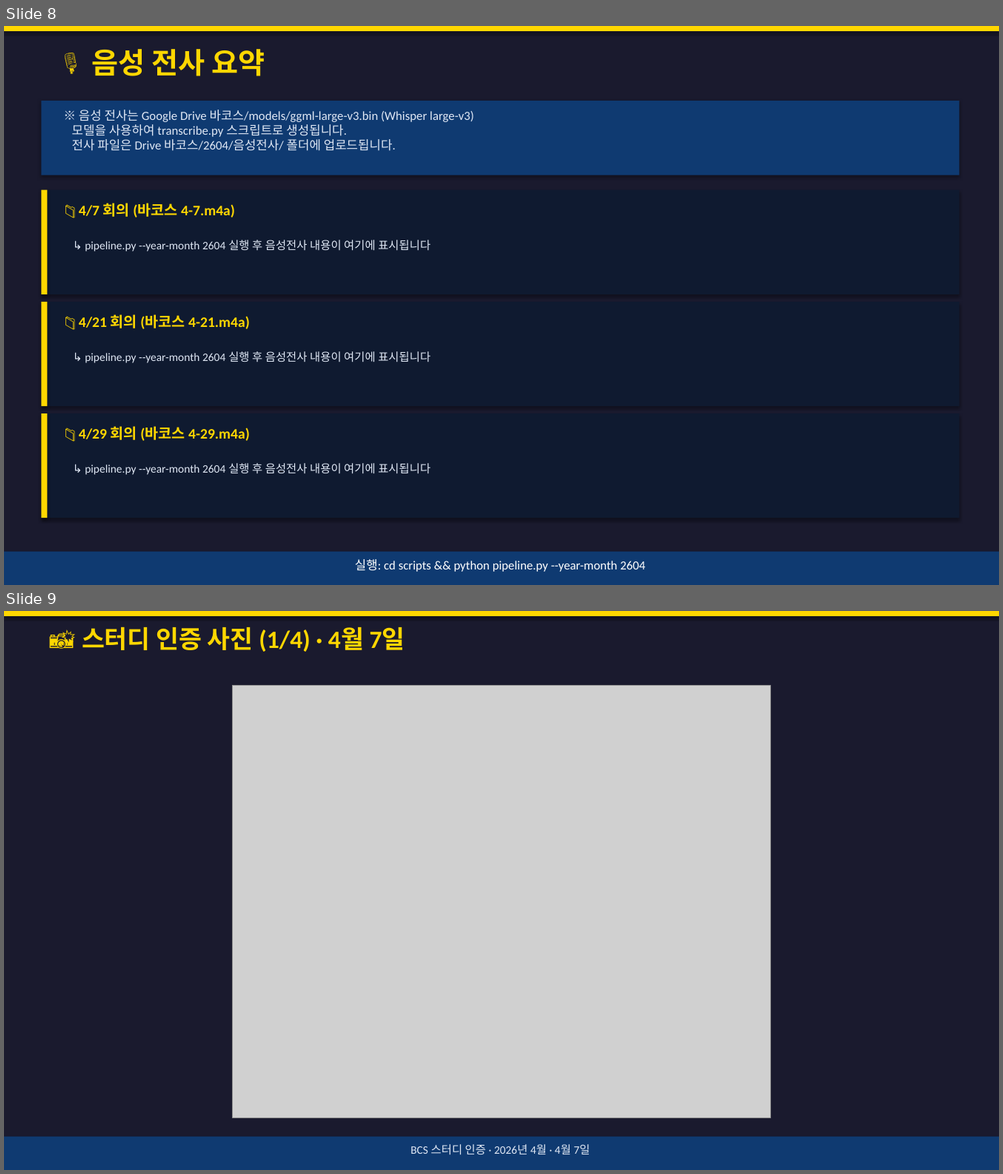
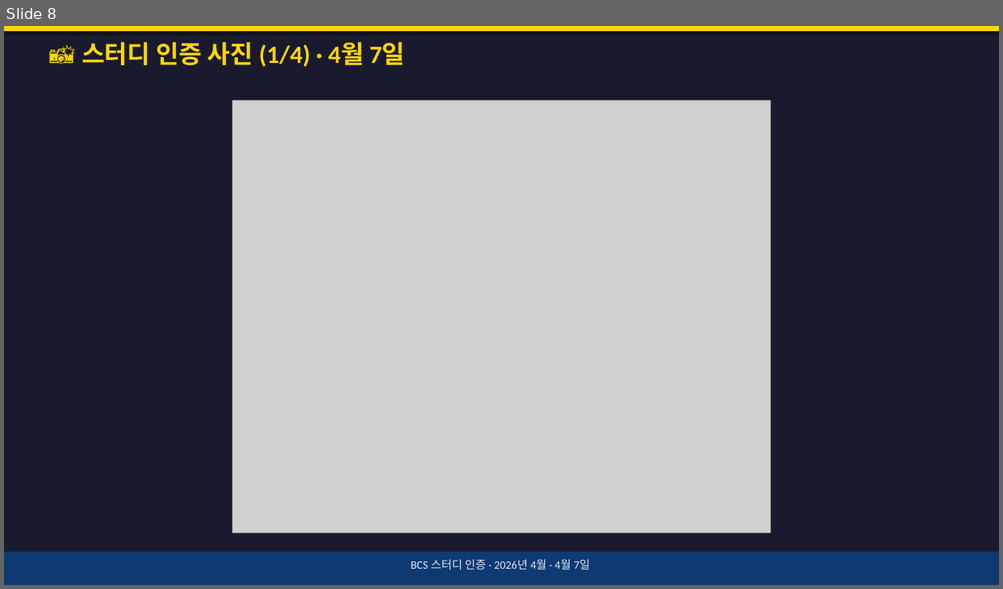
Before and after one commit to SooyoungLee95/BCS-Study-Meeting-Notes, a slide deck: 2604/바코스_스터디_2604.pptx. Shown one above the other, each under a label of ours: slides 8 and 9 before the commit, slide 8 after it. The pictures are 1003x1174 and 1003x589 pixels, drawn with LibreOffice and Linux fonts; fonts in the diff are those of the drawing; grey boxes stand for pictures. Boxes give left, top, right and bottom in pixels: in the first picture for what was removed or moved away, otherwise in the second. Text is boxed around its words. In the diff, an @@ line names an element or a change of style, - is before the commit and + after.

```diff
--- a/2604/바코스_스터디_2604.pptx
+++ b/2604/바코스_스터디_2604.pptx
@@ slide 8 removed at (4,26,999,585), background #1A1A2E @@
@@ rectangle removed at (4,26,999,31) @@
@@ text removed at (91,49,264,76) @@
-🎙 음성 전사 요약
@@ rectangle removed at (41,101,959,175) @@
@@ text removed at (72,110,474,151) @@
-※ 음성 전사는 Google Drive 바코스/models/ggml-large-v3.bin (Whisper large-v3)
-모델을 사용하여 transcribe.py 스크립트로 생성됩니다.
-전사 파일은 Drive 바코스/2604/음성전사/ 폴더에 업로드됩니다.
@@ rectangle removed at (41,190,959,295) @@
@@ rectangle removed at (41,190,47,295) @@
@@ text removed at (79,203,235,218) @@
-📁 4/7 회의 (바코스 4-7.m4a)
@@ text removed at (85,240,430,252) @@
-↳ pipeline.py --year-month 2604 실행 후 음성전사 내용이 여기에 표시됩니다
@@ rectangle removed at (41,302,959,406) @@
@@ rectangle removed at (41,302,47,406) @@
@@ text removed at (79,315,250,329) @@
-📁 4/21 회의 (바코스 4-21.m4a)
@@ text removed at (85,352,430,363) @@
-↳ pipeline.py --year-month 2604 실행 후 음성전사 내용이 여기에 표시됩니다
@@ rectangle removed at (41,414,959,518) @@
@@ rectangle removed at (41,414,47,518) @@
@@ text removed at (79,426,250,441) @@
-📁 4/29 회의 (바코스 4-29.m4a)
@@ text removed at (85,463,430,475) @@
-↳ pipeline.py --year-month 2604 실행 후 음성전사 내용이 여기에 표시됩니다
@@ rectangle removed at (4,552,999,585) @@
@@ text removed at (355,560,645,572) @@
-실행: cd scripts && python pipeline.py --year-month 2604
@@ what was slide 9 is now slide 8 @@
```
Also in this commit, not shown: 4 slides changed, 1 other file.
